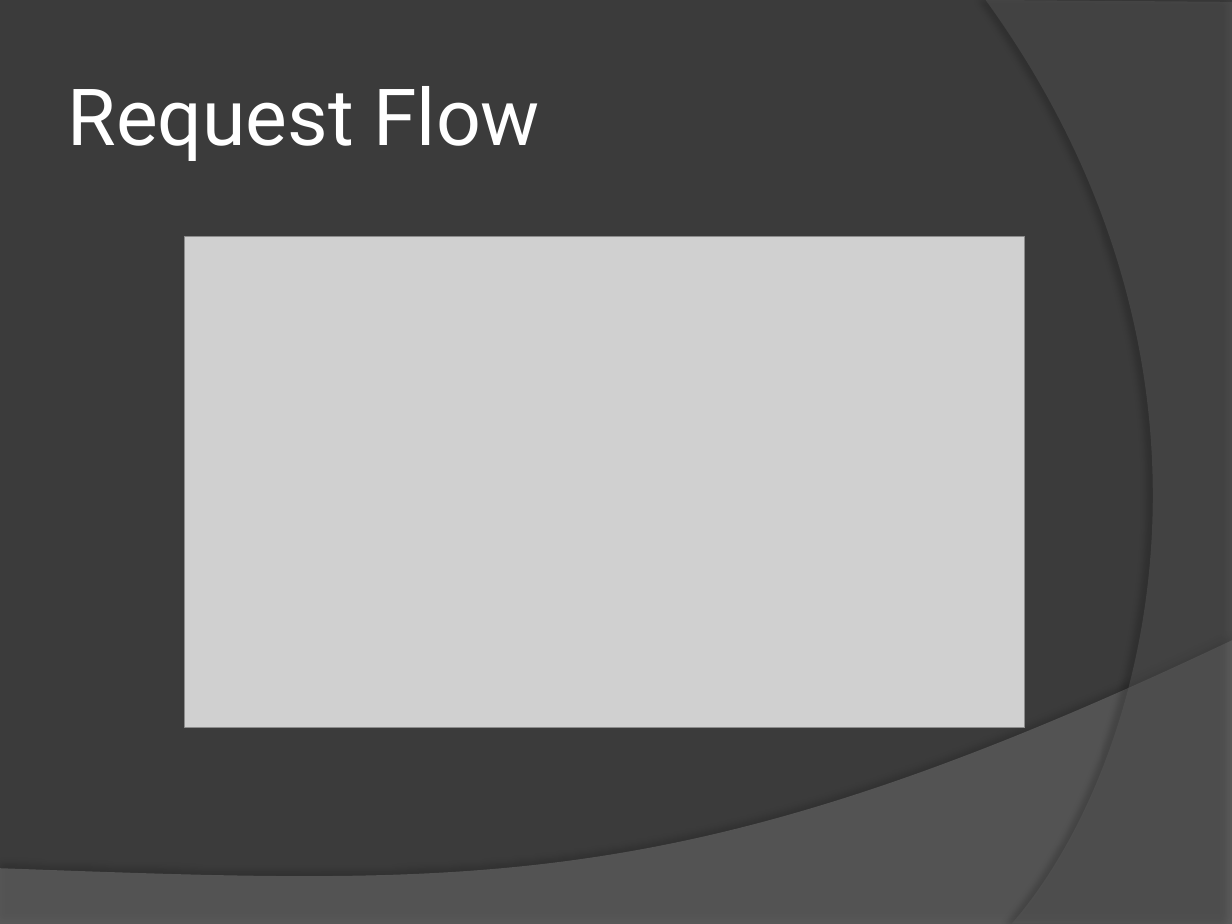
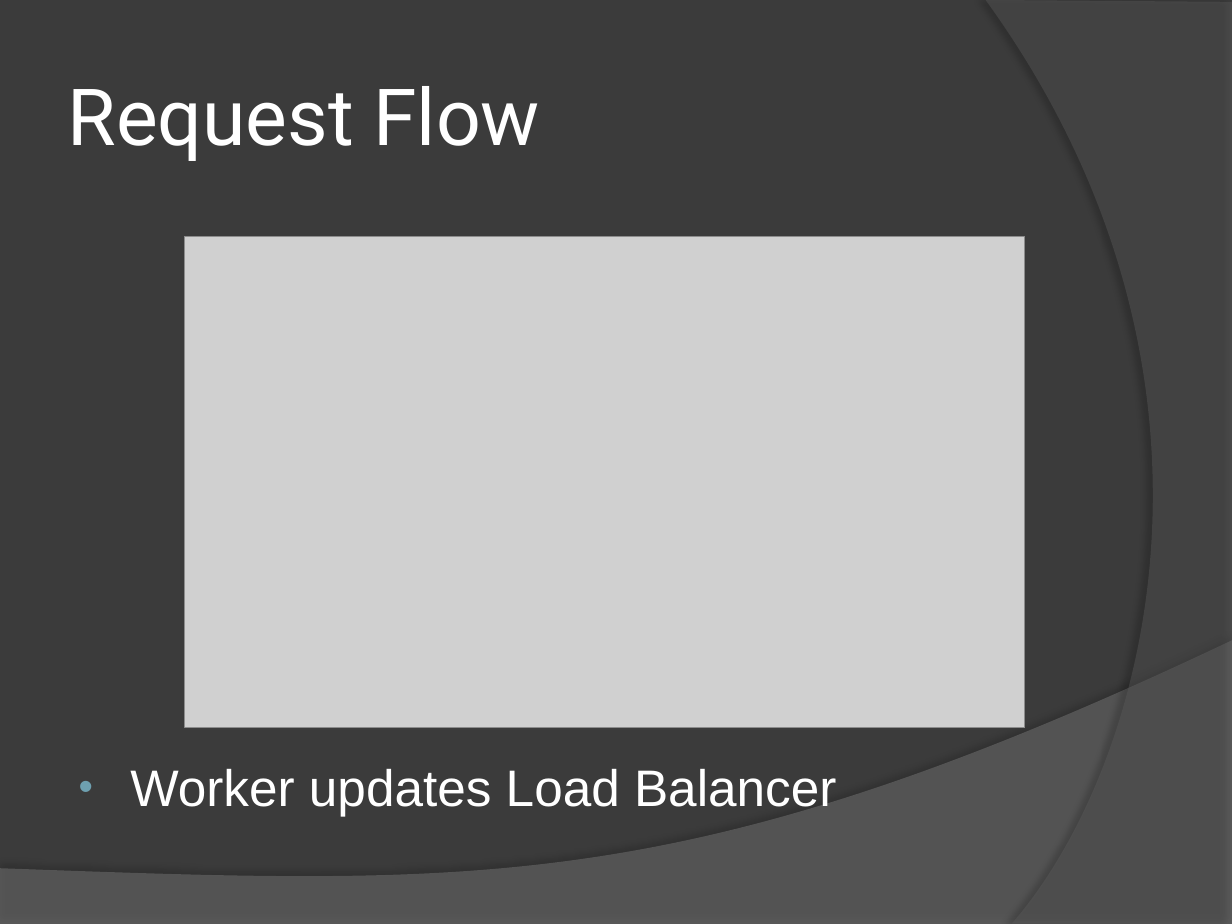
Before and after one commit to 15418-Awesome-Server/Awesome-Web-Server, a slide deck: slide 9 of Awesome Web Server.pptx. Drawn at 1232x924 pixels with LibreOffice and Linux fonts; fonts in the diff are those of the drawing; grey boxes stand for pictures. Boxes give left, top, right and bottom in pixels: in the first picture for what was removed or moved away, otherwise in the second. Text is boxed around its words. In the diff, an @@ line names an element or a change of style, - is before the commit and + after.

```diff
--- a/Awesome Web Server.pptx
+++ b/Awesome Web Server.pptx
@@ freeform shape at bbox=[0, 641, 1232, 924]: fill #7F7F7F at 45% opacity to #808080 at 45% opacity @@
@@ text added at bbox=[130, 769, 836, 816], 30 pt, text #FFFFFF @@
+• Worker updates Load Balancer
```
Also in this commit, not shown: 16 other slides changed.
